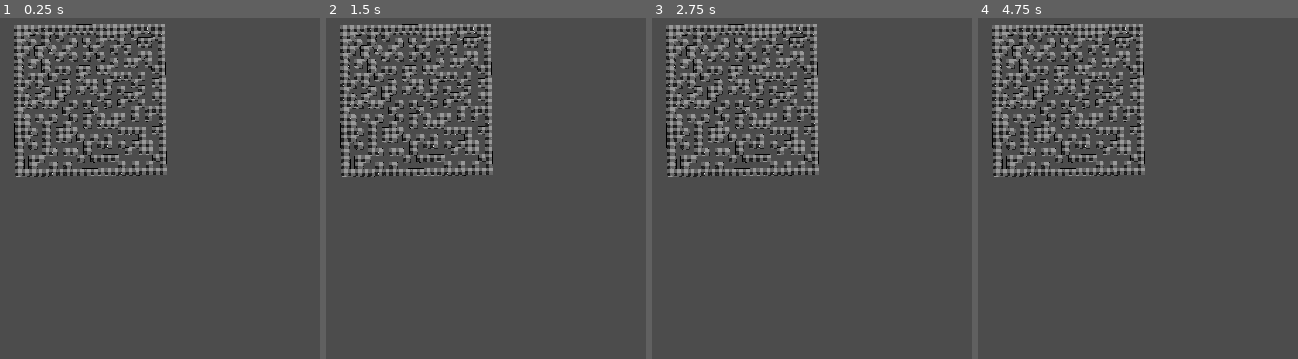
Above: before the commit, frames 1-4 (left to right).
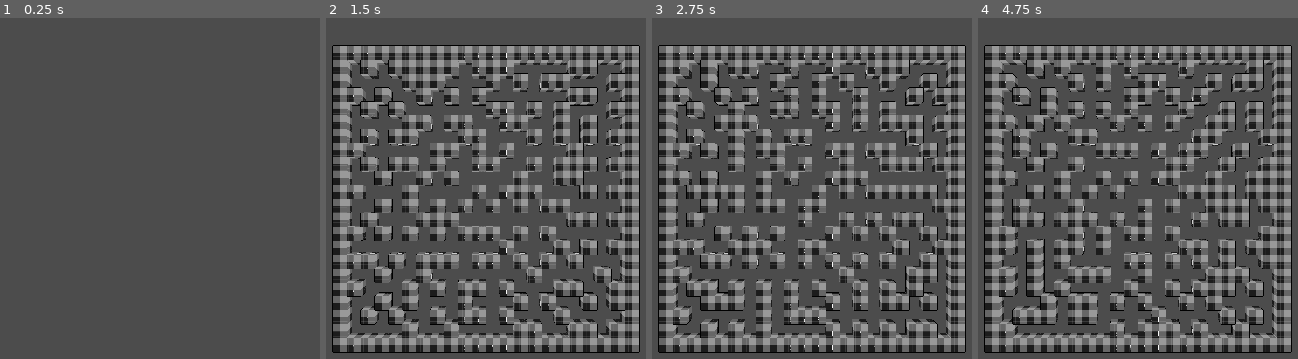
Above: after the commit, the same moments.

Repository: GravityI/kilvault
Game: Godot game, scene res://scenes/initial.tscn
The game is run twice, just before and just after one commit, with the same random seed, the same clock (stepped at 60 frames per second) and the same inputs.
Inputs (mouse positions are in pixels of both pictures, inside the frame that each line leads up to):
- Up to frame 1 (0.25 s): no input
- Up to frame 2 (1.5 s): tap Enter (ui_accept) at 0.5, 0.6, 0.77, 1.07, 1.35 s; move the mouse to (outside the picture) at 0.52 s; move the mouse to (326, 222) at 1.27 s
- Up to frame 3 (2.75 s): tap Enter (ui_accept) at 1.52, 1.82, 2.1 s; move the mouse to (892, 96) at 2.02 s
- Up to frame 4 (4.75 s): tap Enter (ui_accept) at 2.75, 2.85, 3.02, 3.32, 3.6, 3.77, 4.07, 4.35, 4.52 s; move the mouse to (1099, 294) at 2.77 s; move the mouse to (outside the picture) at 3.52 s; move the mouse to (outside the picture) at 4.27 s

The runs differ from the first frame. In frame 1, 13% of the frame differs, in the area x 4-53%, y 1-47%; in frame 2, 57%; in frame 3, 58%; in frame 4, 58%, in the area x 1-99%, y 1-99%.

Commit message:
Added procedural maze generator
Using Prim's algorithm.

Diff:
--- a/assets/mazeGenerator/mazeGenerator.gd
+++ b/assets/mazeGenerator/mazeGenerator.gd
@@ -2,13 +2,6 @@
 
 var wallList = []
 var visitedCells = []
-var iterations = 0
-
-func generateCheckers(xSize, ySize):
-	for x in xSize:
-		for y in ySize:
-			if x % 2 != 0 or y % 2 != 0:
-				placeCell(x,y,0)
 
 func fillMaze(xSize, ySize):
 	for x in xSize:
@@ -37,6 +30,15 @@
 		placeCell(xSize, y, 0)
 	placeCell(-1, -1, 0)
 
+func eraseBorder(xSize, ySize):
+	for x in xSize+1:
+		placeCell(x, -1, -1)
+		placeCell(x, ySize, -1)
+	for y in ySize+1:
+		placeCell(-1, y, -1)
+		placeCell(xSize, y, -1)
+	placeCell(-1, -1, -1)
+
 
 func prim(xSize, ySize):
 	randomize()
@@ -45,8 +47,8 @@
 	placeCell(startingPoint[0], startingPoint[1], -1)
 	for neighbor in getNeighbors(startingPoint[0], startingPoint[1]):
 		wallList.append(neighbor)
-	while !wallList.empty() and iterations < 5000:
-		#
+	while !wallList.empty():
+		#yield lets you see each iteration step by step
 		#yield(get_tree(), 'idle_frame')
 		var randomWall = wallList[randi() % wallList.size()]
 		var visitedNeighborCount = 0
@@ -57,23 +59,25 @@
 			placeCell(randomWall[0], randomWall[1], -1)
 			visitedCells.append(randomWall)
 			for neighbor in getUnvisitedNeighbors(randomWall[0], randomWall[1]):
-				wallList.append(neighbor)
+				if get_cell_item(neighbor[0], 0, neighbor[1]) == 0:
+					wallList.append(neighbor)
 			wallList.erase(randomWall)
 		else:
 			wallList.erase(randomWall)
-		iterations += 1
-	fillBorder(xSize, ySize)
 
 func generateMaze(x, y):
+	visitedCells = []
+	wallList = []
+	eraseBorder(x, y)
 	fillMaze(x, y)
 	prim(x, y)
-
-func _ready():
-	generateMaze(20,20)
+	fillBorder(x, y)
 
 func _process(_delta):
 	if Input.is_action_just_pressed("ui_cancel"):
 		get_tree().quit()
+	if Input.is_action_just_pressed("ui_accept"):
+		generateMaze(20,20)
 
 func placeCell(x, y, id):
 	set_cell_item(x, 0, y, id, 0)
--- /dev/null
+++ b/assets/mazeGenerator/proceduralMaze.tscn
@@ -0,0 +1,14 @@
+[gd_scene load_steps=3 format=2]
+
+[ext_resource path="res://assets/mazeGenerator/meshlibrary.tres" type="MeshLibrary" id=1]
+[ext_resource path="res://assets/mazeGenerator/mazeGenerator.gd" type="Script" id=2]
+
+[node name="ProceduralMaze" type="GridMap"]
+mesh_library = ExtResource( 1 )
+data = {
+"cells": PoolIntArray(  )
+}
+script = ExtResource( 2 )
+__meta__ = {
+"_editor_clip_": 0
+}
--- a/scenes/initial.tscn
+++ b/scenes/initial.tscn
@@ -1,8 +1,6 @@
-[gd_scene load_steps=5 format=2]
+[gd_scene load_steps=3 format=2]
 
-[ext_resource path="res://assets/objects/cube.tscn" type="PackedScene" id=1]
-[ext_resource path="res://assets/mazeGenerator/mazeGenerator.gd" type="Script" id=2]
-[ext_resource path="res://assets/mazeGenerator/meshlibrary.tres" type="MeshLibrary" id=3]
+[ext_resource path="res://assets/mazeGenerator/proceduralMaze.tscn" type="PackedScene" id=2]
 
 [sub_resource type="Environment" id=1]
 ambient_light_color = Color( 1, 1, 1, 1 )
@@ -10,19 +8,10 @@
 [node name="WorldEnvironment" type="WorldEnvironment"]
 environment = SubResource( 1 )
 
-[node name="cube" parent="." instance=ExtResource( 1 )]
-visible = false
+[node name="Camera" type="Camera" parent="."]
+transform = Transform( -1.62921e-07, -1, -1.62921e-07, 0, -1.62921e-07, 1, -1, 1.62921e-07, 2.65431e-14, 20, 50, 20 )
 
-[node name="GridMap" type="GridMap" parent="."]
-mesh_library = ExtResource( 3 )
+[node name="ProceduralMaze" parent="." instance=ExtResource( 2 )]
 data = {
 "cells": PoolIntArray(  )
 }
-script = ExtResource( 2 )
-__meta__ = {
-"_editor_clip_": 0,
-"_editor_floor_": Vector3( 0, 0, 0 )
-}
-
-[node name="Camera" type="Camera" parent="."]
-transform = Transform( 0.011012, -0.999891, 0.00986162, 0, 0.00986222, 0.999951, -0.999939, -0.0110115, 0.000108603, 50, 98.833, 0 )
